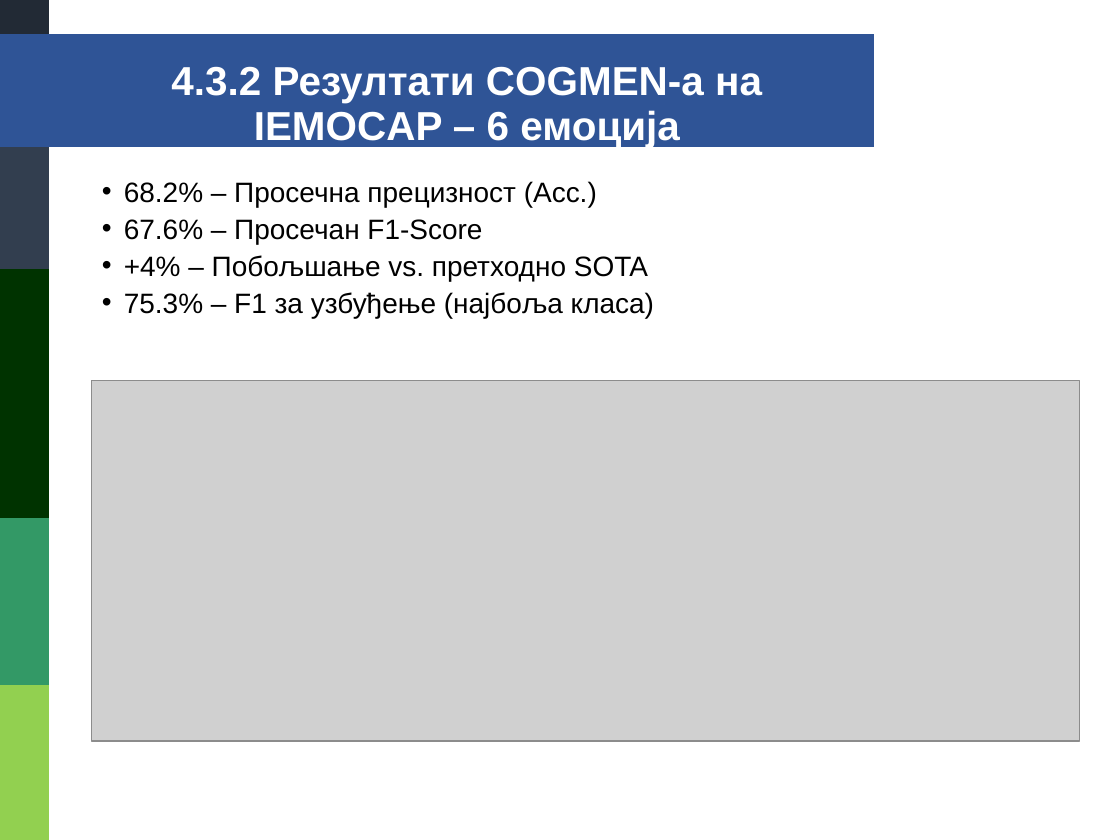
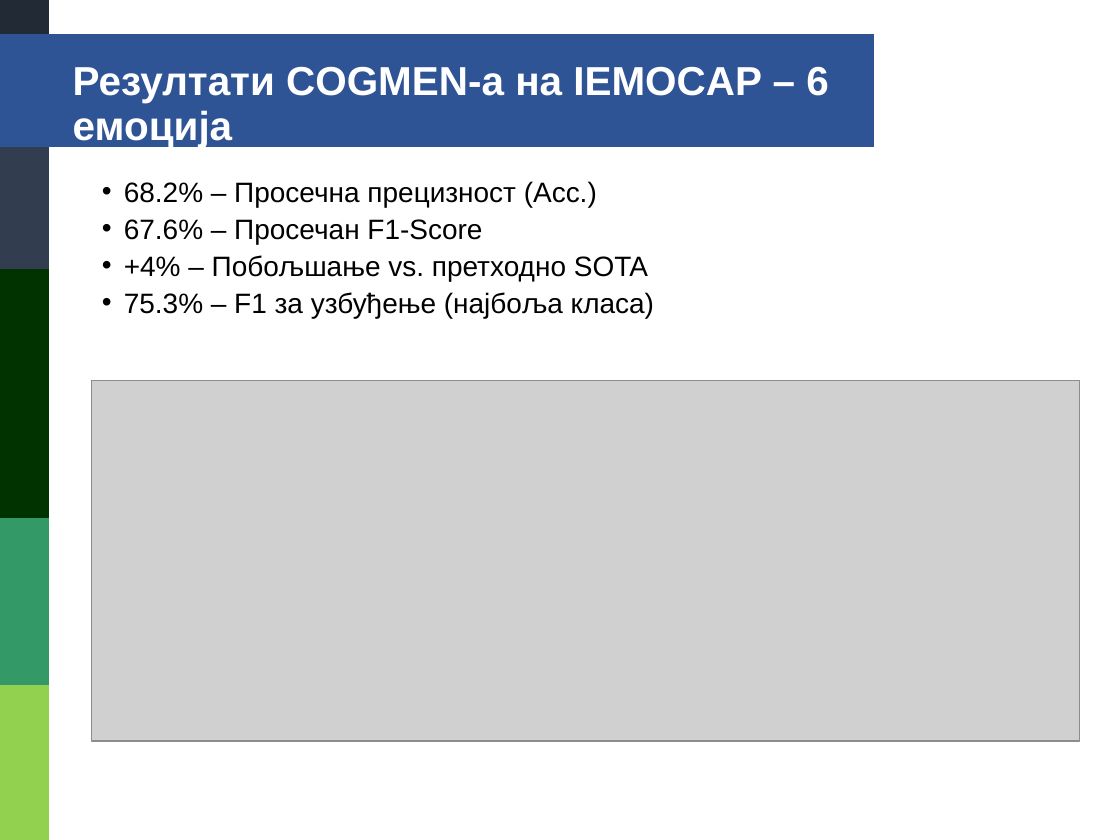
Before and after one commit to danilo-milosevic/ml-audio, a slide deck: slide 69 of drugi_deo/prezentacija/DaniloMilosevic1732.pptx (slide 66 before the commit). Drawn at 1120x840 pixels with LibreOffice and Linux fonts; fonts in the diff are those of the drawing; grey boxes stand for pictures. Boxes give left, top, right and bottom in pixels: in the first picture for what was removed or moved away, otherwise in the second. Text is boxed around its words. In the diff, an @@ line names an element or a change of style, - is before the commit and + after.

```diff
--- a/drugi_deo/prezentacija/DaniloMilosevic1732.pptx
+++ b/drugi_deo/prezentacija/DaniloMilosevic1732.pptx
@@ text at [73, 66, 828, 148]: text changed @@
-4.3.2 Резултати COGMEN-а на IEMOCAP – 6 емоција
+Резултати COGMEN-а на IEMOCAP – 6 емоција
```
Also in this commit, not shown: 53 other slides changed, 8 slides added, 2 slides removed.
